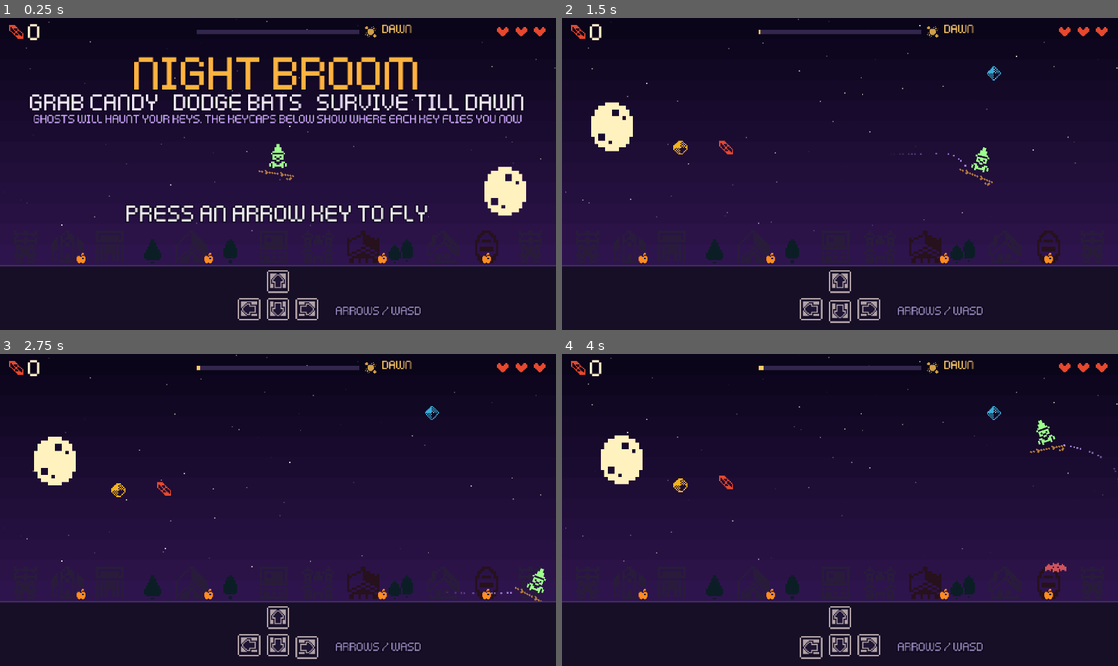
Above: before the commit, frames 1-4 (two rows, left to right).
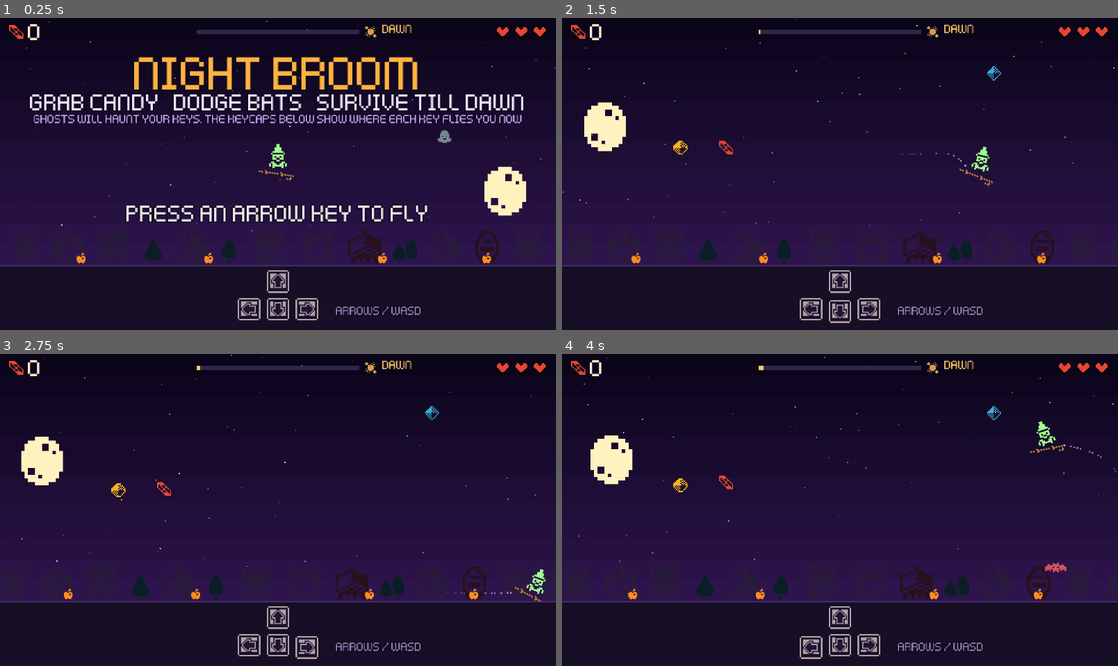
Above: after the commit, the same moments.

Repository: Harindulk/night-broom
Game: Godot game, scene res://main.tscn
Same seed, same stepped clock (60 frames per second), same inputs: the game is played once before the commit and once after it.
Inputs:
- Up to frame 1 (0.25 s): no input
- Up to frame 2 (1.5 s): tap Enter at 0.5 s; hold Right 0.53-1.28 s; hold Down from 1.28 s (still down)
- Up to frame 3 (2.75 s): release Down at 2.03 s; hold Right from 2.03 s (still down)
- Up to frame 4 (4 s): release Right at 2.78 s; hold Up 2.78-3.53 s; hold Left from 3.53 s (still down)

The runs differ from the first frame. In frame 1, 0.4% of the frame differs, in the area x 25-90%, y 35-79%; in frame 2, 1.9%; in frame 3, 2.6%, in the area x 3-99%, y 0-79%; in frame 4, 2.3%.

Commit message:
Juice pass: candy magnet, combo punch, near-miss whoosh, screen flashes, fleeing ghosts, dawn sun and windows, title drifters, parallax
Also clamps the keycap press lerp so a slow frame no longer throws the caps off screen.

Diff:
--- a/main.gd
+++ b/main.gd
@@ -78,6 +78,13 @@
 var bot_mode := false  # ?bot=1 on web: publish state for the automated playtest
 var music: AudioStreamPlayer
 var tex_cache := {}
+var flash_rect: ColorRect
+var scenery: Node2D
+var windows: Array = []  # [pos, dawn threshold] village windows that light up at dawn
+var sun: Sprite2D
+var dawn := 0.0
+var ambient: Array = []  # title/end screen drifters
+var ambient_timer := 0.0
 
 
 func _ready() -> void:
@@ -165,7 +172,14 @@
 		Engine.time_scale = 1.0
 
 
+func flash(col: Color, dur := 0.2) -> void:
+	flash_rect.color = col
+	create_tween().tween_property(flash_rect, "color:a", 0.0, dur)
+
+
 func burst(pos: Vector2, col: Color, n: int, speed := 90.0) -> void:
+	if particles.size() > 500:
+		return
 	for i in n:
 		var a := randf() * TAU
 		particles.append({"p": pos, "v": Vector2.from_angle(a) * randf_range(speed * 0.3, speed), "life": randf_range(0.3, 0.7), "max": 0.7, "c": col, "s": randf_range(1.0, 2.5)})
@@ -175,8 +189,10 @@
 	var l := label(text, 16, col, world)
 	l.z_index = 6
 	l.position = pos - Vector2(12, 14)
+	l.scale = Vector2(1.6, 1.6)
 	var tw := create_tween()
-	tw.tween_property(l, "position:y", l.position.y - 18, 0.6).set_ease(Tween.EASE_OUT).set_trans(Tween.TRANS_CUBIC)
+	tw.tween_property(l, "scale", Vector2.ONE, 0.25).set_trans(Tween.TRANS_BACK).set_ease(Tween.EASE_OUT)
+	tw.parallel().tween_property(l, "position:y", l.position.y - 18, 0.6).set_ease(Tween.EASE_OUT).set_trans(Tween.TRANS_CUBIC)
 	tw.parallel().tween_property(l, "modulate:a", 0.0, 0.6).set_delay(0.2)
 	tw.tween_callback(l.queue_free)
 
@@ -186,6 +202,11 @@
 func _build_scenery() -> void:
 	var layer := Node2D.new()
 	add_child(layer)
+	scenery = layer
+	layer.draw.connect(_draw_windows)
+	sun = spr(27, 11, Color(1.0, 0.85, 0.4), layer, true)
+	sun.scale = Vector2(3, 3)
+	sun.visible = false
 	moon = spr(20, 5, Color(1.0, 0.95, 0.75), layer, true)
 	moon.scale = Vector2(3, 3)
 	# village silhouettes along the horizon
@@ -198,6 +219,7 @@
 		var sc := 2.0 if h.y > 10 else 1.5
 		s.scale = Vector2(sc, sc)
 		s.position = Vector2(x + 8 * sc, GROUND_Y - 8 * sc)
+		windows.append([s.position + Vector2(randf_range(-5, 3) * sc, randf_range(-2, 4) * sc), randf_range(0.15, 0.95)])
 		x += 16 * sc + randf_range(2, 10)
 		i += 1
 	# porch pumpkins
@@ -233,6 +255,11 @@
 	edge.position = Vector2(0, GROUND_Y)
 	edge.size = Vector2(W, 1)
 	hud.add_child(edge)
+	flash_rect = ColorRect.new()
+	flash_rect.color = Color(1, 1, 1, 0)
+	flash_rect.size = Vector2(W, GROUND_Y)
+	flash_rect.mouse_filter = Control.MOUSE_FILTER_IGNORE
+	hud.add_child(flash_rect)
 	for k in 4:
 		var cap := Node2D.new()
 		cap.position = KEY_POS[k]
@@ -304,9 +331,9 @@
 
 
 func _build_audio() -> void:
-	for n in ["pickup", "pumpkin", "haunt", "hit", "exorcise", "dawn", "start", "key", "glitch", "err"]:
+	for n in ["pickup", "pumpkin", "haunt", "hit", "exorcise", "dawn", "start", "key", "glitch", "err", "whoosh"]:
 		var p := AudioStreamPlayer.new()
-		var path := "res://assets/sfx/%s.%s" % [n, "ogg" if n in ["key", "glitch", "err"] else "mp3"]
+		var path := "res://assets/sfx/%s.%s" % [n, "ogg" if n in ["key", "glitch", "err", "whoosh"] else "mp3"]
 		p.stream = load(path)
 		add_child(p)
 		sfx[n] = p
@@ -349,6 +376,9 @@
 	haunt_timer = 11.0
 	pumpkin_timer = 4.0
 	first_haunt_done = false
+	for a in ambient:
+		a.node.queue_free()
+	ambient.clear()
 	for i in 3:
 		_spawn_candy()
 	_refresh_hud()
@@ -371,6 +401,7 @@
 	if did_win:
 		play("dawn")
 		burst(witch.position, Color(1, 0.8, 0.4), 40, 140)
+		flash(Color(1, 0.9, 0.6, 0.6), 0.8)
 	for k in 4:
 		_unhaunt(k, false)
 	for arr in [candies, bats, pumpkins]:
@@ -405,6 +436,12 @@
 		end_t += dt
 		witch.position.y += sin(Time.get_ticks_msec() / 300.0) * 0.15
 		lbl_hint.modulate.a = 0.55 + 0.45 * sin(Time.get_ticks_msec() / 220.0)
+		_update_ambient(dt)
+	dawn = clamp((t - (NIGHT_LEN - 20.0)) / 20.0, 0.0, 1.0) if state == S.PLAY or won else 0.0
+	sun.visible = dawn > 0.0
+	sun.position = Vector2(70, GROUND_Y + 24 - dawn * 90)
+	scenery.modulate = Color.WHITE.lerp(Color(1.5, 1.25, 1.1), dawn)
+	scenery.position.x = (W / 2 - witch.position.x) * 0.05  # parallax
 	_update_caps(dt)
 	_update_particles(dt)
 	# trauma shake: quadratic, smooth, self-decaying
@@ -413,6 +450,7 @@
 	var ms := Time.get_ticks_msec() / 1000.0 * 30.0
 	cam.offset = Vector2(7 * tr * sin(ms * 1.7), 5 * tr * sin(ms * 2.3))
 	bg.queue_redraw()
+	scenery.queue_redraw()
 	fx.queue_redraw()
 	if bot_mode:
 		_publish_state()
@@ -447,8 +485,9 @@
 	witch.position.x = clamp(witch.position.x, 10, W - 10)
 	witch.position.y = clamp(witch.position.y, PLAY_TOP, PLAY_BOTTOM)
 	witch.rotation = lerp(witch.rotation, vel.x / 150.0 * 0.35, 10 * dt)
+	witch_body.position.y = -3 + sin(t * 6.0) * 0.8
 	witch_body.flip_h = vel.x < -5 if abs(vel.x) > 5 else witch_body.flip_h
-	if randf() < 0.6:
+	if randf() < 0.6 and particles.size() < 500:
 		particles.append({"p": witch.position + Vector2(-sign(vel.x + 0.01) * 10, 6), "v": -vel * 0.2 + Vector2(0, 10), "life": 0.5, "max": 0.5, "c": Color(0.75, 0.6, 1.0), "s": 1.5})
 	invuln = max(invuln - dt, 0.0)
 	witch.modulate.a = 0.35 if invuln > 0 and int(invuln * 20) % 2 == 0 else 1.0
@@ -464,8 +503,12 @@
 func _update_candies(dt: float) -> void:
 	combo_t -= dt
 	for c in candies.duplicate():
+		var d: float = c.node.position.distance_to(witch.position)
+		if d < 44:  # magnet
+			c.node.position.x = move_toward(c.node.position.x, witch.position.x, 180 * dt)
+			c.y = move_toward(c.y, witch.position.y, 180 * dt)
 		c.node.position.y = c.y + sin(t * 3 + c.ph) * 3
-		if c.node.position.distance_to(witch.position) < 15:
+		if d < 15:
 			candies.erase(c)
 			combo = combo + 1 if combo_t > 0 else 1
 			combo = mini(combo, 5)
@@ -478,6 +521,11 @@
 			c.node.queue_free()
 			_spawn_candy()
 			_refresh_hud()
+			lbl_candy.modulate = Color(1, 0.95, 0.6).lerp(Color(1, 0.5, 0.2), combo / 5.0)
+			lbl_candy.scale = Vector2.ONE * (1.3 + combo * 0.15)
+			var ct := create_tween()
+			ct.tween_property(lbl_candy, "scale", Vector2.ONE, 0.3).set_trans(Tween.TRANS_BACK).set_ease(Tween.EASE_OUT)
+			ct.parallel().tween_property(lbl_candy, "modulate", Color.WHITE, 0.4)
 
 
 func _spawn_candy() -> void:
@@ -516,6 +564,11 @@
 			b.node.queue_free()
 		elif invuln <= 0 and b.node.position.distance_to(witch.position) < 12:
 			_hurt(b)
+		elif invuln <= 0 and not b.has("near") and b.node.position.distance_to(witch.position) < 26:
+			b.near = true
+			play("whoosh", randf_range(1.1, 1.4), -8)
+			shake = minf(shake + 0.15, 1.0)
+			burst(witch.position, C_BAT, 4, 50)
 
 
 func _hurt(b: Dictionary) -> void:
@@ -523,6 +576,7 @@
 	invuln = 1.6
 	vel = (witch.position - b.node.position).normalized() * 220
 	shake = minf(shake + 0.8, 1.0)
+	flash(Color(1, 0.2, 0.25, 0.3), 0.25)
 	play("hit")
 	burst(witch.position, C_BAT, 18, 120)
 	witch_body.modulate = Color(3, 3, 3)
@@ -571,6 +625,8 @@
 				hearts += 1
 				popup("+1 life", p.node.position + Vector2(0, -14), Color(1, 0.4, 0.45))
 			shake = minf(shake + 0.45, 1.0)
+			flash(Color(1, 0.6, 0.2, 0.3), 0.3)
+			hitstop(0.07, 0.1)
 			for k in 4:
 				if key_caps[k].haunt > 0:
 					_unhaunt(k, true)
@@ -657,6 +713,9 @@
 	tw3.parallel().tween_property(hl, "modulate:a", 0.0, 0.5).set_delay(0.8)
 	tw3.tween_callback(hl.queue_free)
 	shake = minf(shake + 0.45, 1.0)
+	flash(C_HAUNT * Color(1, 1, 1, 0.2), 0.3)
+	kc.ghost.scale = Vector2(1.5, 0.6)
+	create_tween().tween_property(kc.ghost, "scale", Vector2.ONE, 0.35).set_trans(Tween.TRANS_ELASTIC).set_ease(Tween.EASE_OUT)
 	if not first_haunt_done:
 		first_haunt_done = true
 		pumpkin_timer = 1.5
@@ -674,6 +733,13 @@
 	kc.icon.rotation = DIR_ROT[k]
 	if fx_on and was != k:
 		burst(KEY_POS[k], C_GHOST, 10, 60)
+		var g := spr(27, 8, C_GHOST, hud)  # the ghost visibly flees the key
+		g.z_index = 10
+		g.position = KEY_POS[k] + Vector2(14, -13)
+		var gt := create_tween()
+		gt.tween_property(g, "position", g.position + Vector2(randf_range(-70, 70), -150), 0.7).set_trans(Tween.TRANS_QUAD).set_ease(Tween.EASE_IN)
+		gt.parallel().tween_property(g, "modulate:a", 0.0, 0.7).set_delay(0.2)
+		gt.tween_callback(g.queue_free)
 		var tw := create_tween()
 		tw.tween_property(kc.icon, "rotation", DIR_ROT[k], 0.3).from(DIR_ROT[was]).set_trans(Tween.TRANS_BACK).set_ease(Tween.EASE_OUT)
 
@@ -682,7 +748,7 @@
 	for k in 4:
 		var kc: Dictionary = key_caps[k]
 		var target := Vector2(0, 2) if key_down[k] else Vector2.ZERO
-		kc.base.position = kc.base.position.lerp(target, 30 * dt)
+		kc.base.position = kc.base.position.lerp(target, minf(30 * dt, 1.0))  # clamp: a slow frame made caps fly off
 		kc.icon.position = kc.base.position
 		if kc.haunt > 0:
 			kc.ghost.position = Vector2(14, -13 + sin(t * 6 + k) * 2)
@@ -729,7 +795,6 @@
 
 
 func _draw_bg() -> void:
-	var dawn: float = clamp((t - (NIGHT_LEN - 20.0)) / 20.0, 0.0, 1.0) if state == S.PLAY or won else 0.0
 	var top := Color(0.04, 0.02, 0.1).lerp(Color(0.25, 0.3, 0.6), dawn)
 	var low := Color(0.18, 0.08, 0.3).lerp(Color(1.0, 0.6, 0.4), dawn)
 	var bands := 12
@@ -737,15 +802,50 @@
 		var y0 := GROUND_Y * i / bands
 		bg.draw_rect(Rect2(0, y0, W, GROUND_Y / bands + 1), top.lerp(low, float(i) / (bands - 1)))
 	var ms := Time.get_ticks_msec() / 1000.0
+	var px := (W / 2 - witch.position.x) * 0.02  # parallax
 	for s in stars:
 		var a: float = (0.5 + 0.5 * sin(ms * 2.0 + s[1])) * s[2] * (1.0 - dawn)
-		bg.draw_rect(Rect2(s[0], Vector2.ONE), Color(1, 1, 0.9, a))
+		bg.draw_rect(Rect2(s[0] + Vector2(px, 0), Vector2.ONE), Color(1, 1, 0.9, a))
 	if state != S.PLAY:
 		moon.position = Vector2(W - 44, 150)
 
 
+func _draw_windows() -> void:
+	if dawn <= 0.0:
+		return
+	for w in windows:
+		if dawn > w[1]:
+			scenery.draw_rect(Rect2(w[0], Vector2(2, 2)), Color(1, 0.85, 0.4, minf((dawn - w[1]) * 8.0, 1.0)))
+
+
+func _update_ambient(dt: float) -> void:
+	ambient_timer -= dt
+	if ambient_timer <= 0 and ambient.size() < 4:
+		ambient_timer = randf_range(1.5, 3.0)
+		var ghost := randf() < 0.6
+		var from_left := randf() < 0.5
+		var s := spr(27 if ghost else 26, 8, C_GHOST if ghost else C_BAT, world)
+		s.modulate.a = 0.7
+		s.flip_h = not from_left
+		s.z_index = 1
+		var y := randf_range(95, 185)
+		s.position = Vector2(-12 if from_left else W + 12, y)
+		if end_t < 2.0:  # first seconds of the title: already on screen
+			s.position.x = randf_range(40, W - 40)
+		var sp := randf_range(18, 30) if ghost else randf_range(45, 70)
+		ambient.append({"node": s, "vx": sp if from_left else -sp, "y": y, "ph": randf() * TAU, "ghost": ghost})
+	for a in ambient.duplicate():
+		a.node.position.x += a.vx * dt
+		a.node.position.y = a.y + sin(end_t * 2 + a.ph) * 6
+		if not a.ghost:
+			a.node.scale.y = 1.0 + sin(end_t * 20 + a.ph) * 0.3
+		if a.node.position.x < -20 or a.node.position.x > W + 20:
+			ambient.erase(a)
+			a.node.queue_free()
+
+
 func _publish_state() -> void:
-	var st := {"state": state, "t": t, "candy": candy, "hearts": hearts, "map": key_map,
+	var st := {"state": state, "t": t, "candy": candy, "hearts": hearts, "map": key_map, "fps": Engine.get_frames_per_second(), "np": particles.size(),
 		"w": [witch.position.x, witch.position.y],
 		"candies": candies.map(func(c): return [c.node.position.x, c.node.position.y]),
 		"bats": bats.map(func(b): return [b.node.position.x, b.node.position.y, b.vx]),
Not shown, added: assets/sfx/whoosh.ogg.import
Not shown, changed: CREDITS.md
Not shown, added: assets/sfx/whoosh.ogg
